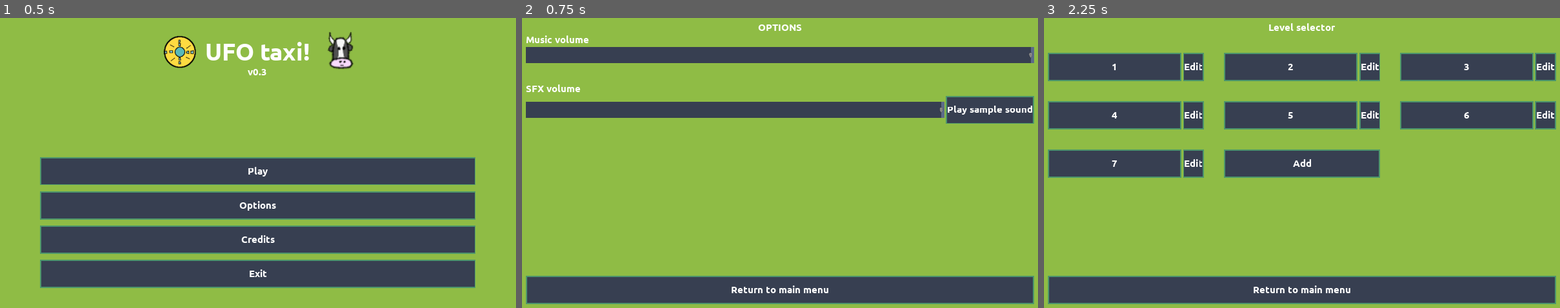
Above: before the commit, frames 1-3 (left to right).
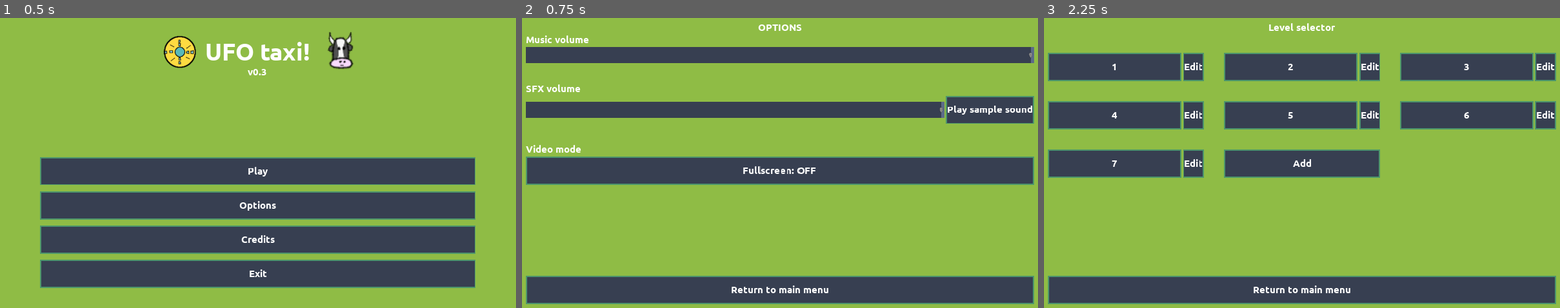
Above: after the commit, the same moments.

Repository: moisesjbc/ufo-taxi
Game: Godot game, scene res://menus/main_menu/main_menu.tscn
Two runs of this game, one before a commit and one after it. Both use one fixed random seed, a clock stepped at 60 frames per second and the inputs below.
Inputs:
- Up to frame 1 (0.5 s): no input
- Up to frame 2 (0.75 s): click "Options" at 0.5 s
- Up to frame 3 (2.25 s): click "Return to main menu" at 1.25 s; click "Play" at 2 s

Frame 1 is identical in both runs. In frame 2, 9.8% of the frame differs, in the area x 0-100%, y 43-58%; in frame 3, nothing differs.

Commit message:
Added fullscreen toggle to options menu

Diff:
--- a/godot-project/gui/button/button.tscn
+++ b/godot-project/gui/button/button.tscn
@@ -16,8 +16,16 @@
 Button/styles/normal = null
 Button/styles/pressed = null
 
+[sub_resource type="StyleBoxFlat" id=2]
+bg_color = Color( 0.141176, 0.482353, 0.627451, 1 )
+border_width_left = 3
+border_width_top = 3
+border_width_right = 3
+border_width_bottom = 3
+border_color = Color( 0.298039, 0.584314, 0.423529, 1 )
+
 [sub_resource type="StyleBoxFlat" id=3]
-bg_color = Color( 0.141176, 0.482353, 0.627451, 1 )
+bg_color = Color( 0.215686, 0.247059, 0.317647, 1 )
 border_width_left = 3
 border_width_top = 3
 border_width_right = 3
@@ -32,23 +40,15 @@
 border_width_bottom = 3
 border_color = Color( 0.298039, 0.584314, 0.423529, 1 )
 
-[sub_resource type="StyleBoxFlat" id=2]
-bg_color = Color( 0.215686, 0.247059, 0.317647, 1 )
-border_width_left = 3
-border_width_top = 3
-border_width_right = 3
-border_width_bottom = 3
-border_color = Color( 0.298039, 0.584314, 0.423529, 1 )
-
 [node name="start_game_button" type="Button"]
 margin_right = 1080.0
 margin_bottom = 34.0
 rect_min_size = Vector2( 0, 70 )
 theme = SubResource( 1 )
-custom_styles/hover = SubResource( 3 )
-custom_styles/pressed = SubResource( 4 )
-custom_styles/normal = SubResource( 2 )
-text = "Play"
+custom_styles/hover = SubResource( 2 )
+custom_styles/pressed = SubResource( 3 )
+custom_styles/normal = SubResource( 4 )
+text = "Fullscreen: OFF"
 __meta__ = {
 "_edit_use_anchors_": false
 }
--- a/godot-project/menus/main_menu/main_menu.tscn
+++ b/godot-project/menus/main_menu/main_menu.tscn
@@ -87,6 +87,7 @@
 
 [node name="start_game_button" parent="margin_container/vbox_container/buttons_container" instance=ExtResource( 5 )]
 margin_bottom = 70.0
+text = "Play"
 
 [node name="options_menu" parent="margin_container/vbox_container/buttons_container" instance=ExtResource( 5 )]
 margin_top = 85.0
--- a/godot-project/menus/options_menu/options_menu.gd
+++ b/godot-project/menus/options_menu/options_menu.gd
@@ -23,3 +23,11 @@
 
 func _on_return_button_pressed():
 	get_tree().change_scene("res://menus/main_menu/main_menu.tscn")
+
+
+func _on_change_fullscreen_button_toggled(button_pressed):
+	OS.window_fullscreen = button_pressed
+	if button_pressed:
+		$margin_container/vbox_container/options_container/fullscreen_container/change_fullscreen_button.text = 'Fullscreen: ON'
+	else:
+		$margin_container/vbox_container/options_container/fullscreen_container/change_fullscreen_button.text = 'Fullscreen: OFF'
--- a/godot-project/menus/options_menu/options_menu.tscn
+++ b/godot-project/menus/options_menu/options_menu.tscn
@@ -129,6 +129,22 @@
 margin_bottom = 70.0
 text = "Play sample sound"
 
+[node name="fullscreen_container" type="VBoxContainer" parent="margin_container/vbox_container/options_container"]
+margin_top = 274.0
+margin_right = 1260.0
+margin_bottom = 376.0
+
+[node name="title" type="Label" parent="margin_container/vbox_container/options_container/fullscreen_container"]
+margin_right = 1260.0
+margin_bottom = 28.0
+text = "Video mode"
+
+[node name="change_fullscreen_button" parent="margin_container/vbox_container/options_container/fullscreen_container" instance=ExtResource( 3 )]
+margin_top = 32.0
+margin_right = 1260.0
+margin_bottom = 102.0
+toggle_mode = true
+
 [node name="return_button" parent="margin_container/vbox_container" instance=ExtResource( 3 )]
 margin_top = 630.0
 margin_right = 1260.0
@@ -137,4 +153,5 @@
 [connection signal="value_changed" from="margin_container/vbox_container/options_container/music_container/music_slider" to="." method="_on_music_slider_value_changed"]
 [connection signal="value_changed" from="margin_container/vbox_container/options_container/sfx_container/HBoxContainer/sfx_slider" to="." method="_on_sfx_slider_value_changed"]
 [connection signal="pressed" from="margin_container/vbox_container/options_container/sfx_container/HBoxContainer/play_sample_sound" to="." method="_on_play_sample_sound_pressed"]
+[connection signal="toggled" from="margin_container/vbox_container/options_container/fullscreen_container/change_fullscreen_button" to="." method="_on_change_fullscreen_button_toggled"]
 [connection signal="pressed" from="margin_container/vbox_container/return_button" to="." method="_on_return_button_pressed"]
